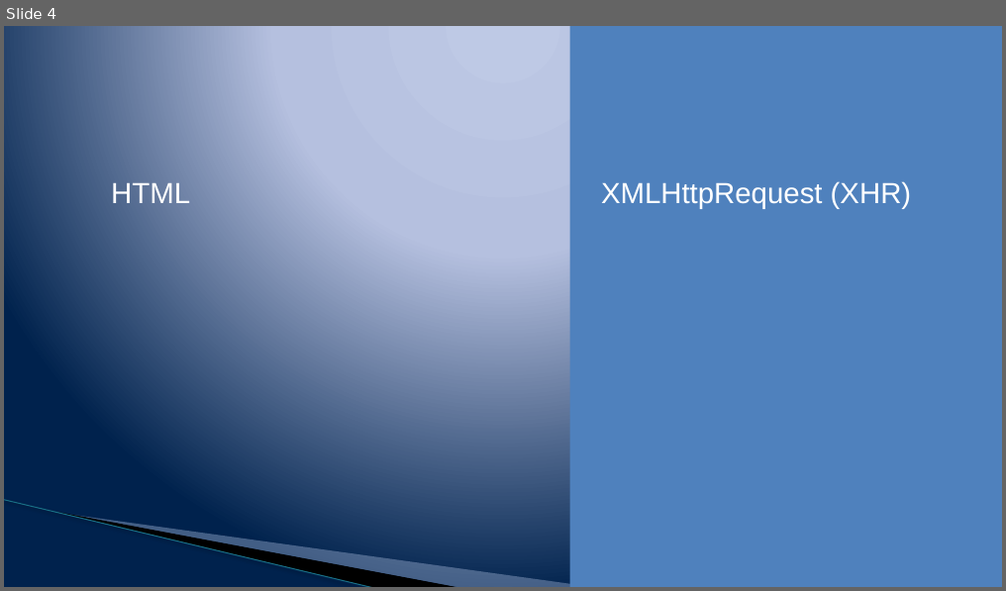
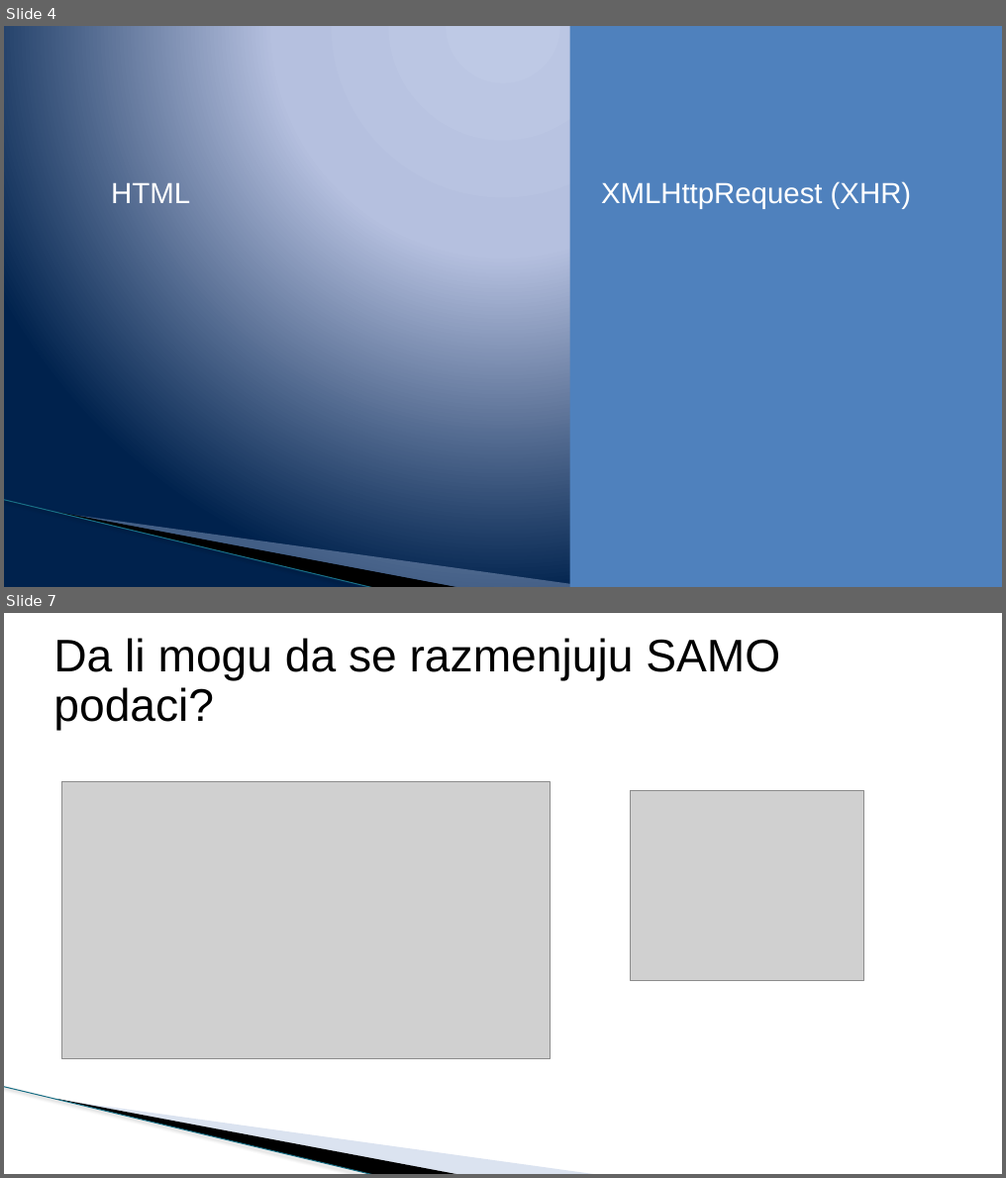
Before and after one commit to todalexcode/kurs-front-end, a slide deck: sesija-26/PPT/Front-End Developer-26.pptx. Shown one above the other, each under a label of ours: slide 4 before the commit, slides 4 and 7 after it; the slides between them are not shown. The pictures are 1006x591 and 1006x1178 pixels, drawn with LibreOffice and Linux fonts; fonts in the diff are those of the drawing; grey boxes stand for pictures; background and template pictures are left out. Boxes give left, top, right and bottom in pixels: in the first picture for what was removed or moved away, otherwise in the second. Text is boxed around its words. In the diff, an @@ line names an element or a change of style, - is before the commit and + after.

```diff
--- a/sesija-26/PPT/Front-End Developer-26.pptx
+++ b/sesija-26/PPT/Front-End Developer-26.pptx
@@ slide 7 added at (x1=4, y1=613, x2=1002, y2=1174), background #FFFFFF; not listed: 3 template elements that a slide beside it also shows @@
@@ title added at (x1=54, y1=638, x2=780, y2=731), 44 pt, text #000000 @@
+Da li mogu da se razmenjuju SAMO podaci?
@@ picture added at (x1=61, y1=781, x2=549, y2=1059) @@
@@ picture added at (x1=631, y1=791, x2=864, y2=981) @@
```
Also in this commit, not shown: 1 slide changed, 2 other slides added, 1 slide removed, 12 other files.
